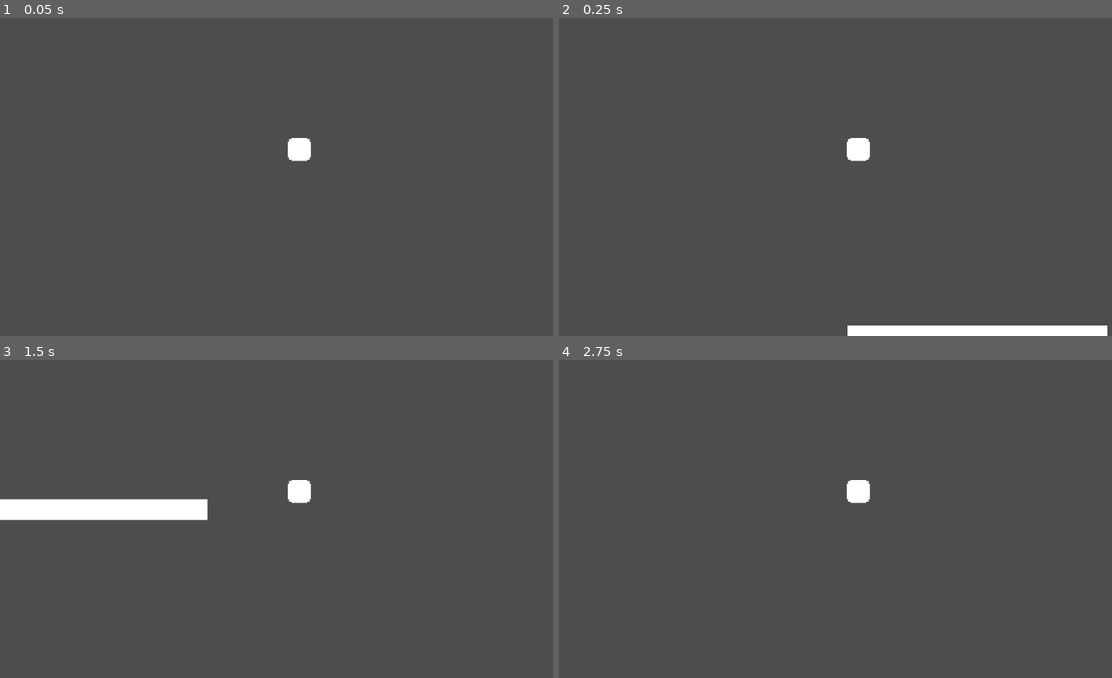
Above: before the commit, frames 1-4 (two rows, left to right).
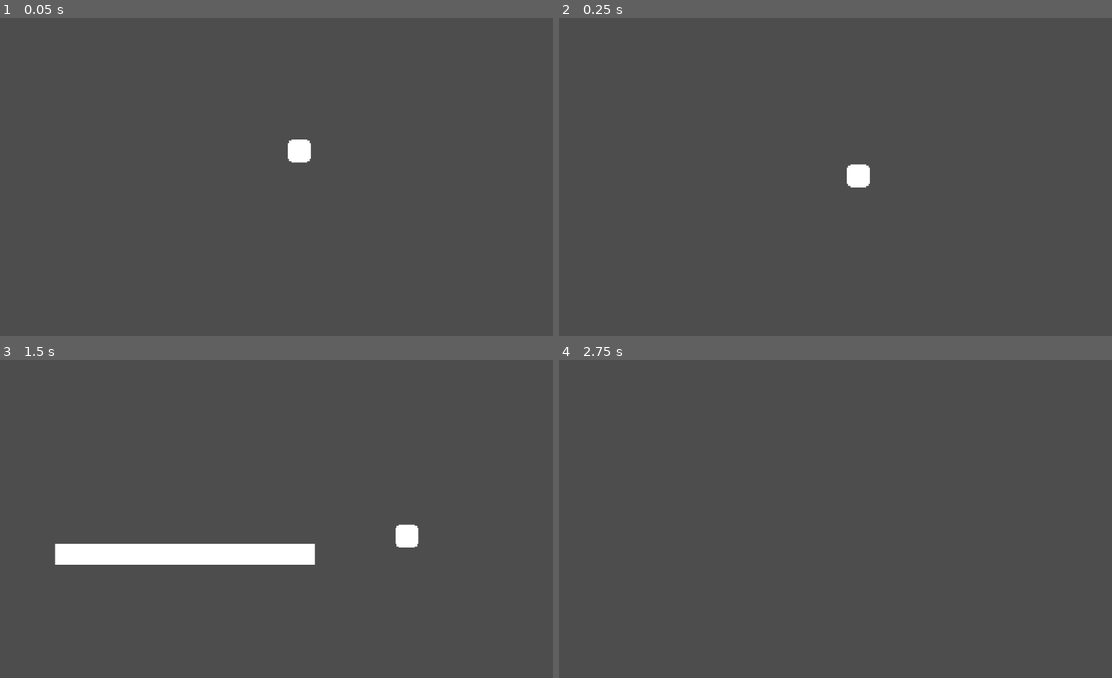
Above: after the commit, the same moments.

Repository: Inglan/MemoryOverflow
Game: Godot game, scene res://scenes/level1.tscn
The game is run twice, just before and just after one commit, with the same random seed, the same clock (stepped at 60 frames per second) and the same inputs. This scene is started directly instead of the project's main scene.
Inputs:
- Up to frame 1 (0.05 s): no input
- Up to frame 2 (0.25 s): no input
- Up to frame 3 (1.5 s): hold Right (right) from 0.53 s (still down); tap W (up) at 0.77 s
- Up to frame 4 (2.75 s): tap W (up) at 1.52 s; release Right (right) at 2.03 s; hold Left (left) from 2.03 s (still down)

The runs differ from the first frame. In frame 1, less than 0.1% of the frame differs, in the area x 52-57%, y 37-46%; in frame 2, 2.1%; in frame 3, 6.3%, in the area x 0-76%, y 37-65%; in frame 4, 0.3%.

Commit message:
Smooth position

Diff:
--- a/scenes/level1.tscn
+++ b/scenes/level1.tscn
@@ -14,6 +14,8 @@
 position = Vector2(236, 132)
 
 [node name="Camera2D" type="Camera2D" parent="Player"]
+position_smoothing_enabled = true
+position_smoothing_speed = 3.0
 
 [node name="Ground" type="StaticBody2D" parent="."]
 position = Vector2(465, 523)
